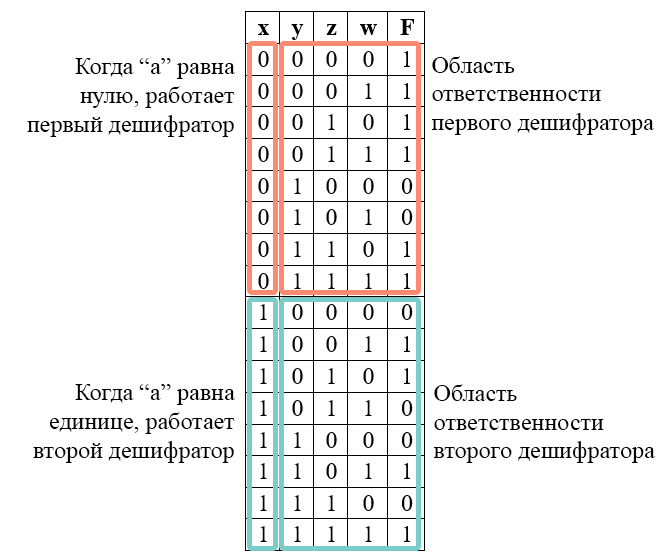
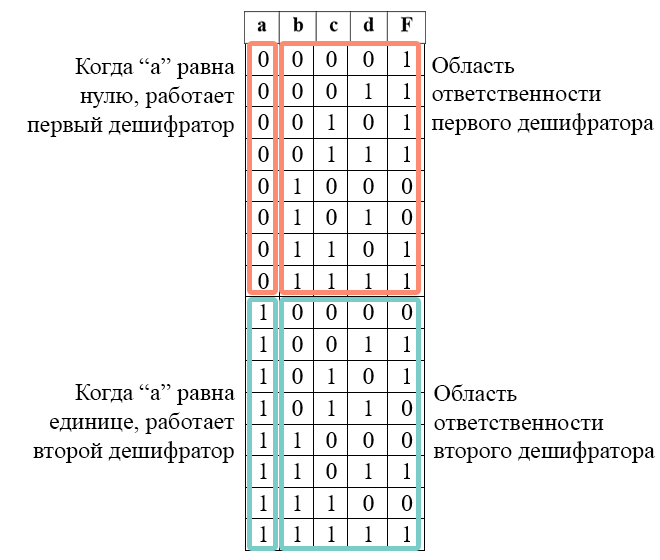
Layer changes from the first 660×560 image to the second:
added layer "Layer 7" above "Layer 2" over [244, 11, 426, 44]
